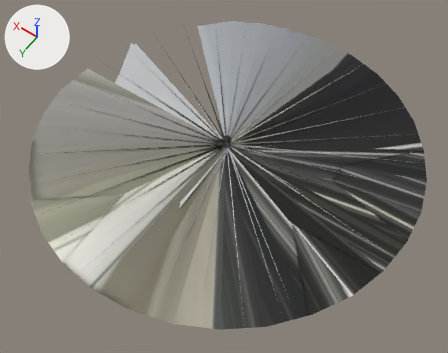
An edit to the Blender file Blender files/PlaceableObjects/Placeable_objects.blend, drawn before and after from the same camera.
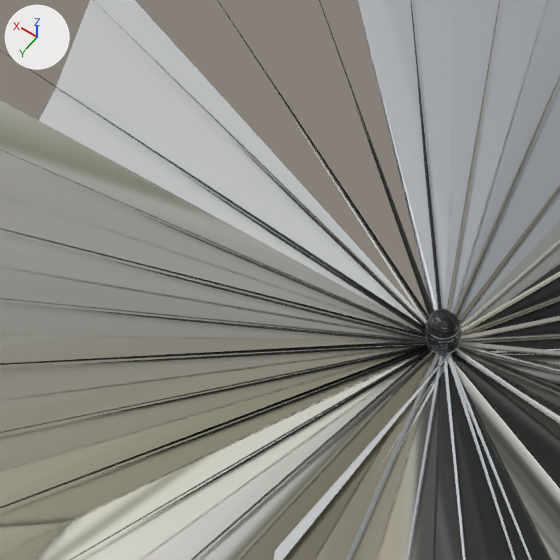
Each version appears first whole from a 50 mm camera at (-15.5, 19.6, 27.3) aimed at (-2.7, 1.6, -0.9), and next in a close-up on the part from 23% to 58% of the width and 14% to 58% of the height. Arrows for +X, +Y and +Z are at upper left; the lights stay in place.

The first close-up shows 'Bin'.
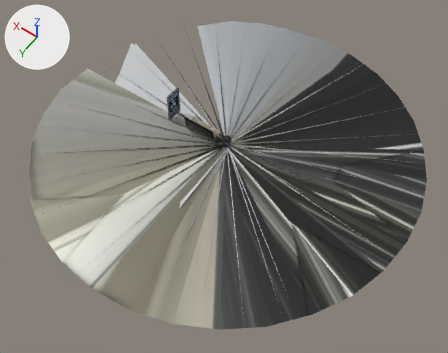
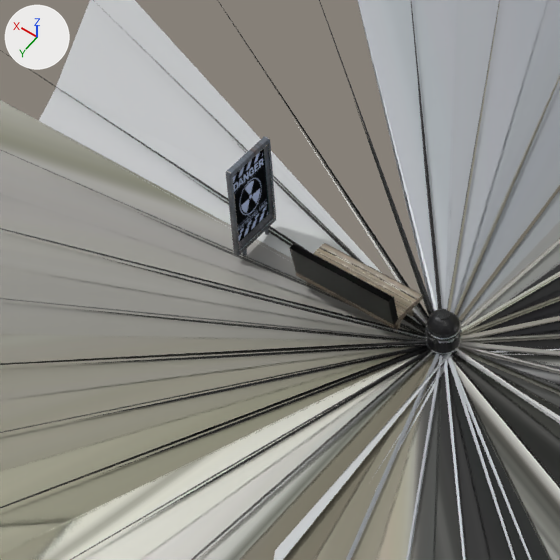
Commit message: changes to placeable objects

Where the change shows, as pixel boxes [x1, y1, x2, y2] in the close-ups (560 x 560 px):
'Bench', shown (black)
    after: [289, 243, 423, 332]
'InfoStand', shown
    after: [226, 136, 276, 256]
part 1 of me_cube_001, surface changed (black)
    after: [289, 243, 423, 328]
part 2 of me_cube_001, shading changed
    after: [306, 281, 414, 332]
part 3 of me_sphere_001, surface changed (grey to black)
    both: [427, 308, 460, 353]

What the commit changed:
Picture 'bench_photo.webp' (img_bench_photo_webp) is new.
Material 'Material.001' (mat_material_001) is new.
Its texture is img_bench_photo_webp.
Its metallic is 1.0.
me_cube_001 is used by ob_bench; location (0.0, 0.0, 0.0).
me_cube_001 had 168 vertices, 126 faces and spanned x -1.0..0.95, y -0.41..0.52, z -0.57..0.72.
me_cube_001 now has 137 vertices, 92 faces and spans x -1.0..0.95, y -0.41..0.52, z -0.57..0.72.
me_cube_001 part 1: 85 kept faces spanning x -1.0..0.95, y -0.41..0.52, z -0.57..0.72 get new texture (UV) coordinates.
me_cube_001 part 2: 58 kept faces spanning x -0.95..0.95, y -0.35..0.32, z -0.57..-0.04 are now shaded smooth.
me_cube_001 now uses material mat_material_001 (picture img_bench_photo_webp).
me_sphere_001 has 4187 vertices, 4683 faces and spans x -1.08..1.08, y -1.08..1.08, z -3.25..0.35.
me_sphere_001 is used by ob_bin; location (-1.7, 0.0, 0.3); scale (0.266, 0.266, 0.266).
me_sphere_001 part 3: texture (UV) coordinates of 322 of 4683 faces, centred in x -0.99..0.99, y -0.99..0.99, z -3.25..0.33, changed; they spanned u 0.0..1.0, v 0.22..0.69 and now span u 0.42..0.85, v 0.28..0.74.
Object 'Bench' (ob_bench) is now shown.
Object 'InfoStand' (ob_infostand) is now shown.
